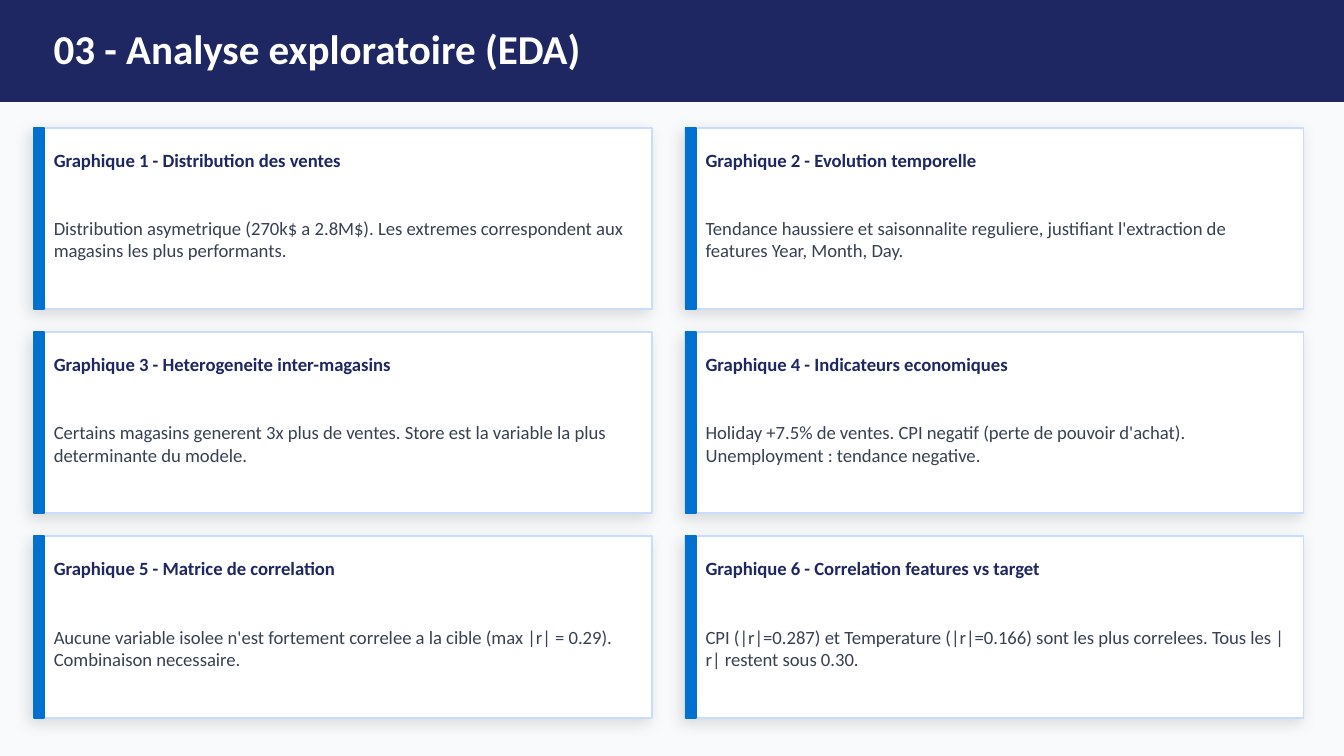
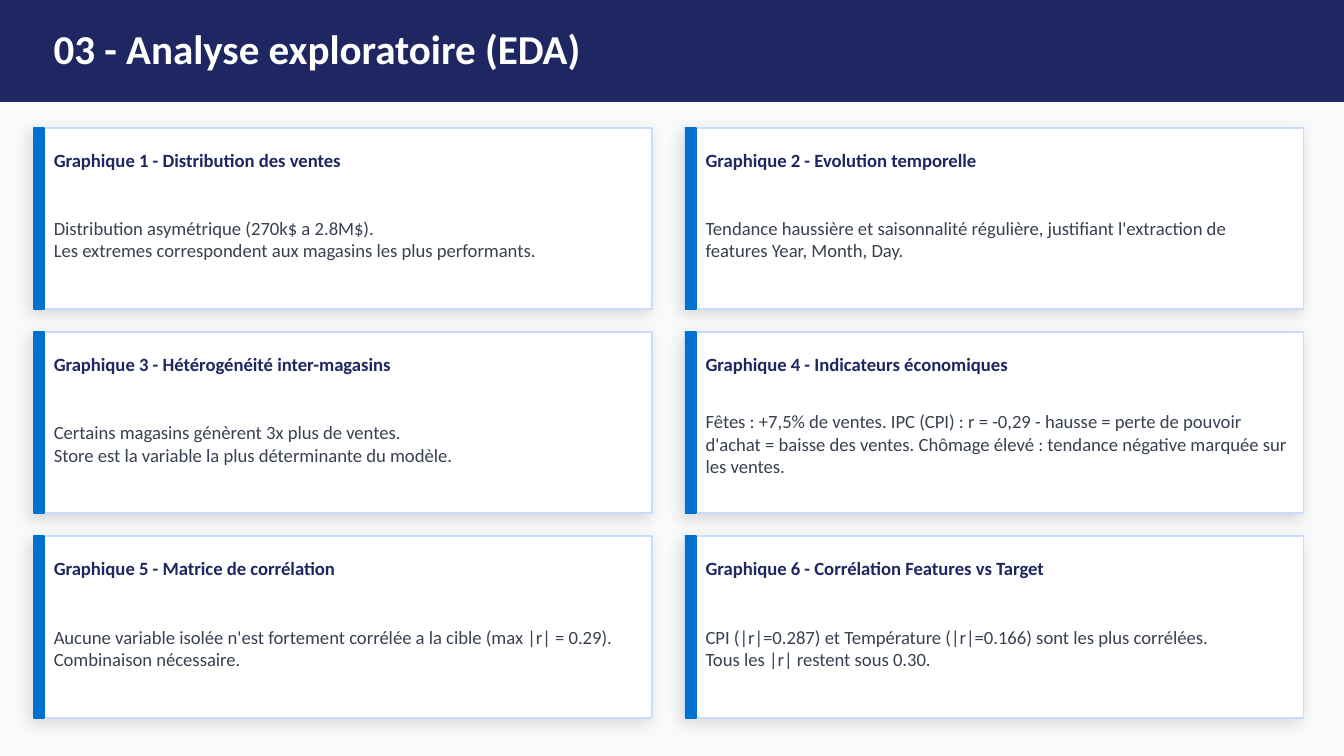
Before and after one commit to AichaFa/2-Projets-Fullstack, a slide deck: slide 5 of 3-Apprentissage automatique/1-soldes Walmart/Walmart_Presentation.pptx. Drawn at 1344x756 pixels with LibreOffice and Linux fonts; fonts in the diff are those of the drawing. Boxes give left, top, right and bottom in pixels: in the first picture for what was removed or moved away, otherwise in the second. Text is boxed around its words. In the diff, an @@ line names an element or a change of style, - is before the commit and + after.

Commit message:
Mise à jour du projet Walmart : finalisation du prétraitement et des modèles

```diff
--- a/3-Apprentissage automatique/1-soldes Walmart/Walmart_Presentation.pptx
+++ b/3-Apprentissage automatique/1-soldes Walmart/Walmart_Presentation.pptx
@@ text at (x1=54, y1=221, x2=536, y2=260): text changed @@
-Distribution asymetrique (270k$ a 2.8M$). Les extremes correspondent aux magasins les plus performants.
+Distribution asymétrique (270k$ a 2.8M$).
+Les extremes correspondent aux magasins les plus performants.
@@ text at (x1=706, y1=222, x2=1226, y2=260): text changed @@
-Tendance haussiere et saisonnalite reguliere, justifiant l'extraction de features Year, Month, Day.
+Tendance haussière et saisonnalité régulière, justifiant l'extraction de features Year, Month, Day.
@@ text at (x1=54, y1=358, x2=390, y2=374): text changed @@
-Graphique 3 - Heterogeneite inter-magasins
+Graphique 3 - Hétérogénéité inter-magasins
@@ text at (x1=706, y1=358, x2=1008, y2=374): text changed @@
-Graphique 4 - Indicateurs economiques
+Graphique 4 - Indicateurs économiques
@@ text at (x1=706, y1=414, x2=1287, y2=473): text changed @@
-Holiday +7.5% de ventes. CPI negatif (perte de pouvoir d'achat). Unemployment : tendance negative.
+Fêtes : +7,5% de ventes. IPC (CPI) : r = -0,29 - hausse = perte de pouvoir d'achat = baisse des ventes. Chômage élevé : tendance négative marquée sur les ventes.
@@ text at (x1=54, y1=426, x2=452, y2=465): text changed @@
-Certains magasins generent 3x plus de ventes. Store est la variable la plus determinante du modele.
+Certains magasins génèrent 3x plus de ventes.
+Store est la variable la plus déterminante du modèle.
@@ text at (x1=54, y1=562, x2=335, y2=578): text changed @@
-Graphique 5 - Matrice de correlation
+Graphique 5 - Matrice de corrélation
@@ text at (x1=706, y1=562, x2=1044, y2=578): text changed @@
-Graphique 6 - Correlation features vs target
+Graphique 6 - Corrélation Features vs Target
@@ text at (x1=54, y1=630, x2=612, y2=666): text changed @@
-Aucune variable isolee n'est fortement correlee a la cible (max |r| = 0.29). Combinaison necessaire.
+Aucune variable isolée n'est fortement corrélée a la cible (max |r| = 0.29). Combinaison nécessaire.
@@ text at (x1=706, y1=630, x2=1208, y2=669): text changed @@
-CPI (|r|=0.287) et Temperature (|r|=0.166) sont les plus correlees. Tous les |r| restent sous 0.30.
+CPI (|r|=0.287) et Température (|r|=0.166) sont les plus corrélées.
+Tous les |r| restent sous 0.30.
```
Also in this commit, not shown: 10 other slides changed, 1 slide added, 4 other files.
